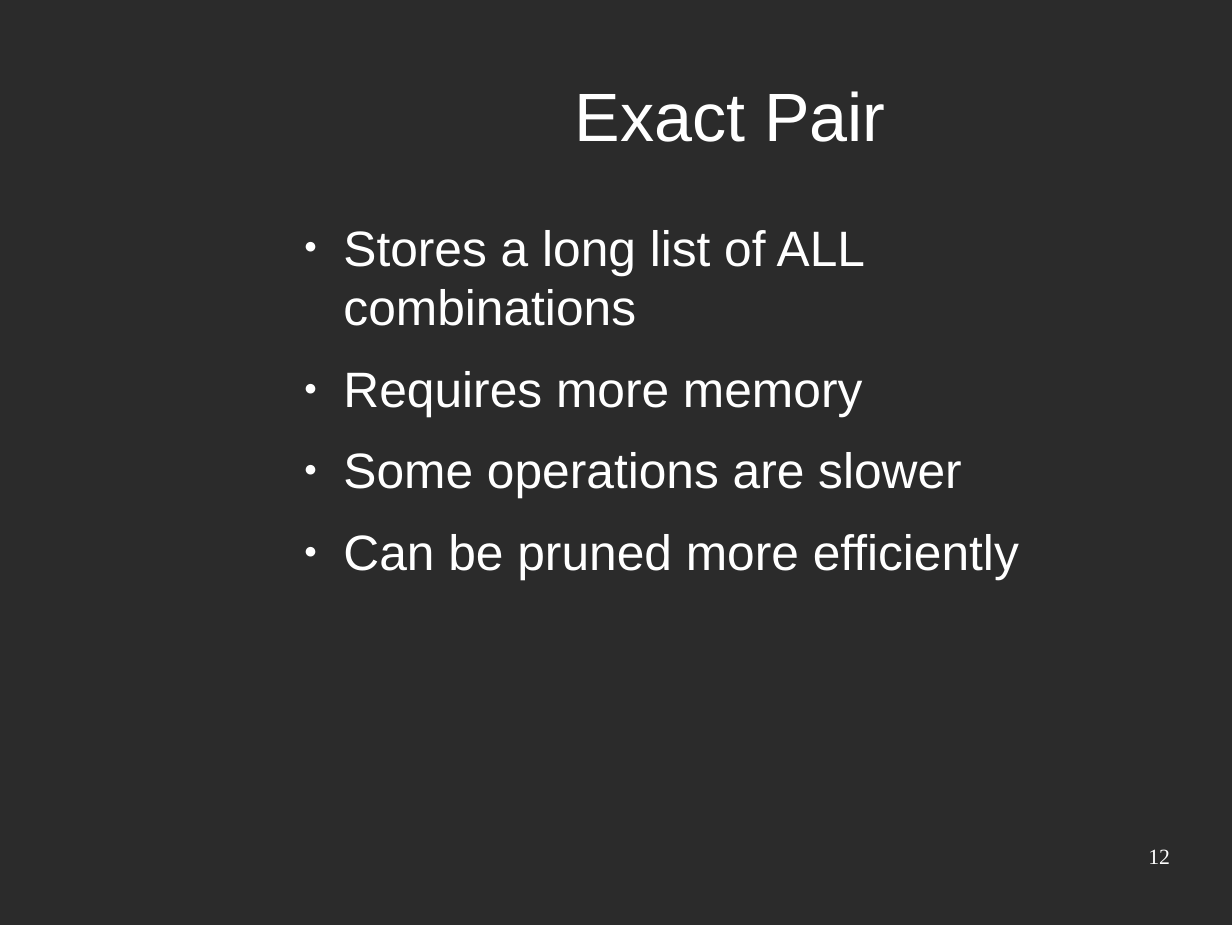
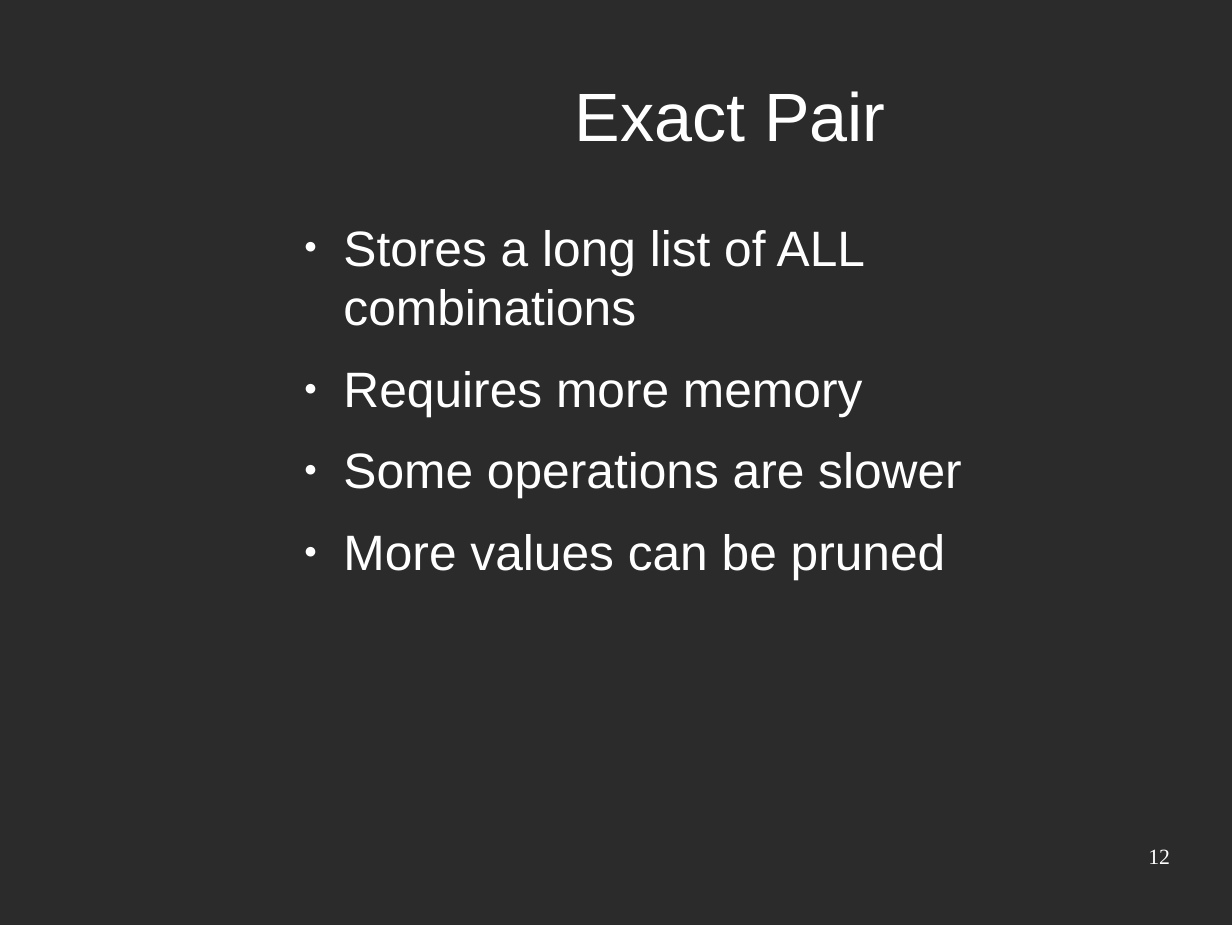
Before and after one commit to klutt/gecode-tuples, a slide deck: slide 12 of doc/presentation.odp. Drawn at 1232x925 pixels with LibreOffice and Linux fonts; fonts in the diff are those of the drawing; background and template pictures are left out; a plain dark background stands for a picture behind light text. Boxes give left, top, right and bottom in pixels: in the first picture for what was removed or moved away, otherwise in the second. Text is boxed around its words. In the diff, an @@ line names an element or a change of style, - is before the commit and + after.

```diff
--- a/doc/presentation.odp
+++ b/doc/presentation.odp
@@ text at (x1=343, y1=534, x2=946, y2=579): text changed @@
-● Can be pruned more efficiently
+● More values can be pruned
```
Also in this commit, not shown: 1 other file.
